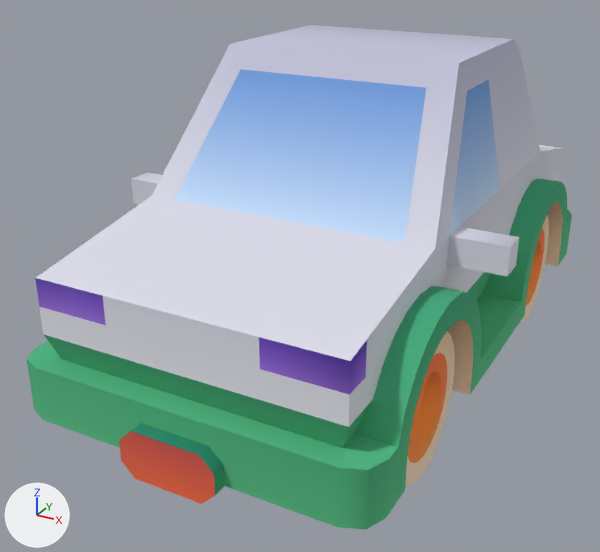
Two versions of the glTF model Assets/UnityEve/Art/Models/car-kit/sedan.glb, one commit apart.
One viewpoint serves both versions: a 50 mm camera at (1.34, -2.85, 1.76) aimed at (-0.14, -0.17, 0.42). Lighting does not change. The marker at lower left points along +X, +Y and +Z. The picture after the commit comes second. Where no turn or scale is listed for an object, it has been applied to the vertices. Vertices at exactly the same position are counted once.

Script lines for the objects in view, before the commit:
```python
me_body = bpy.data.meshes.new('body')
me_body.from_pydata(...)  # 388 vertices, 704 faces; spans x -0.75..0.75, y -1.25..1.3, z 0.15..1.3
me_body.materials.append(mat_colormap)  # picture img_colormap_png
me_wheel_back_left = bpy.data.meshes.new('wheel-back-left')
me_wheel_back_left.from_pydata(...)  # 216 vertices, 332 faces; spans x 0.25..0.6, y 0.36..0.96, z 0.0..0.6
me_wheel_back_left.materials.append(mat_colormap)  # picture img_colormap_png
me_wheel_front_left = bpy.data.meshes.new('wheel-front-left')
me_wheel_front_left.from_pydata(...)  # 216 vertices, 332 faces; spans x 0.25..0.6, y -0.96..-0.36, z 0.0..0.6
me_wheel_front_left.materials.append(mat_colormap)  # picture img_colormap_png
ob_body = bpy.data.objects.new('body', me_body)
ob_body.location = (0.0, 0.0, 0.0)
ob_wheel_back_left = bpy.data.objects.new('wheel-back-left', me_wheel_back_left)
ob_wheel_back_left.location = (0.0, 0.0, 0.0)
ob_wheel_front_left = bpy.data.objects.new('wheel-front-left', me_wheel_front_left)
ob_wheel_front_left.location = (0.0, 0.0, 0.0)
```
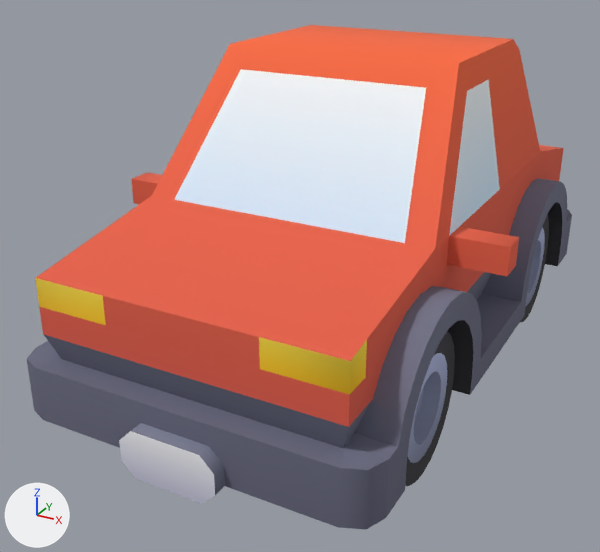
Where the newer file only moved an object's origin or applied its transform, the numbers keep the older frame.

Changed parts and their boxes (x1, y1, x2, y2) in the pictures (600 x 552 px):
part 1 of me_body, surface changed
    both: (27, 25, 572, 530)
part 2 of me_wheel_back_left, surface changed (darker)
    both: (520, 215, 549, 322)
part 3 of me_wheel_front_left, surface changed
    both: (405, 332, 455, 486)

The edits, one by one:
me_body has 388 vertices, 704 faces and spans x -0.75..0.75, y -1.25..1.3, z 0.15..1.3.
me_body is used by ob_body; location (0.0, 0.0, 0.0).
me_body part 1: 692 kept faces spanning x -0.75..0.75, y -1.25..1.3, z 0.15..1.3 get new texture (UV) coordinates.
me_wheel_back_left has 216 vertices, 332 faces and spans x 0.25..0.6, y 0.36..0.96, z 0.0..0.6.
me_wheel_back_left is used by ob_wheel_back_left; location (0.0, 0.0, 0.0).
me_wheel_back_left part 2: 332 kept faces spanning x 0.25..0.6, y 0.36..0.96, z 0.0..0.6 get new texture (UV) coordinates.
me_wheel_front_left has 216 vertices, 332 faces and spans x 0.25..0.6, y -0.96..-0.36, z 0.0..0.6.
me_wheel_front_left is used by ob_wheel_front_left; location (0.0, 0.0, 0.0).
me_wheel_front_left part 3: 332 kept faces spanning x 0.25..0.6, y -0.96..-0.36, z 0.0..0.6 get new texture (UV) coordinates.
